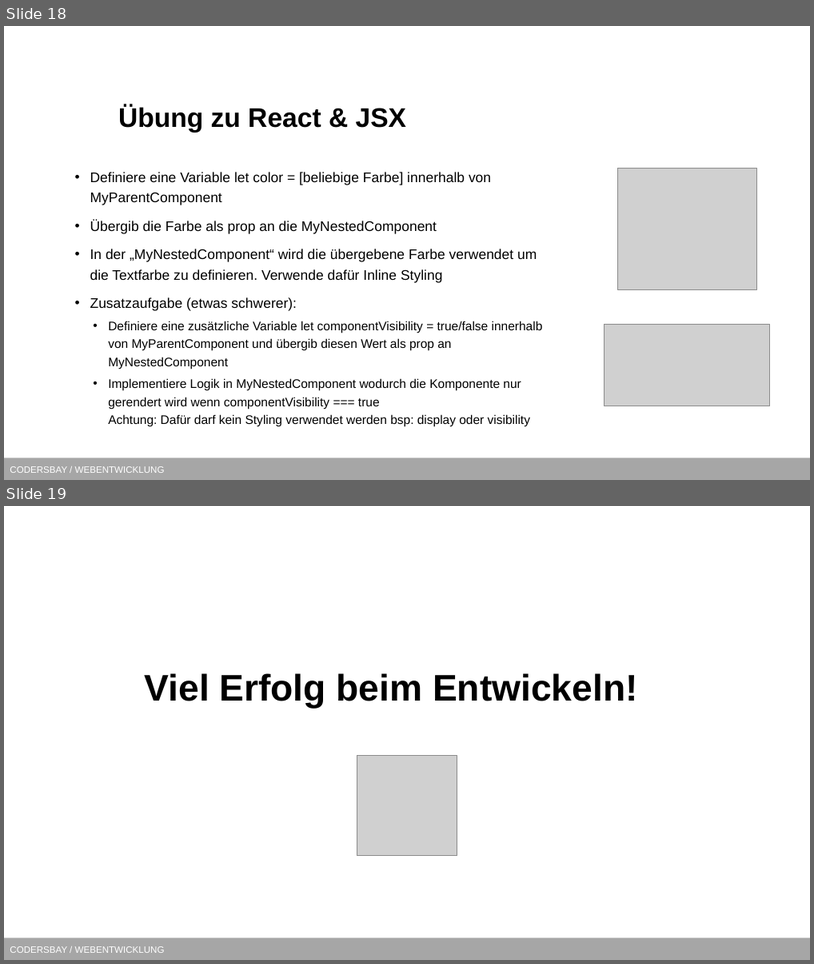
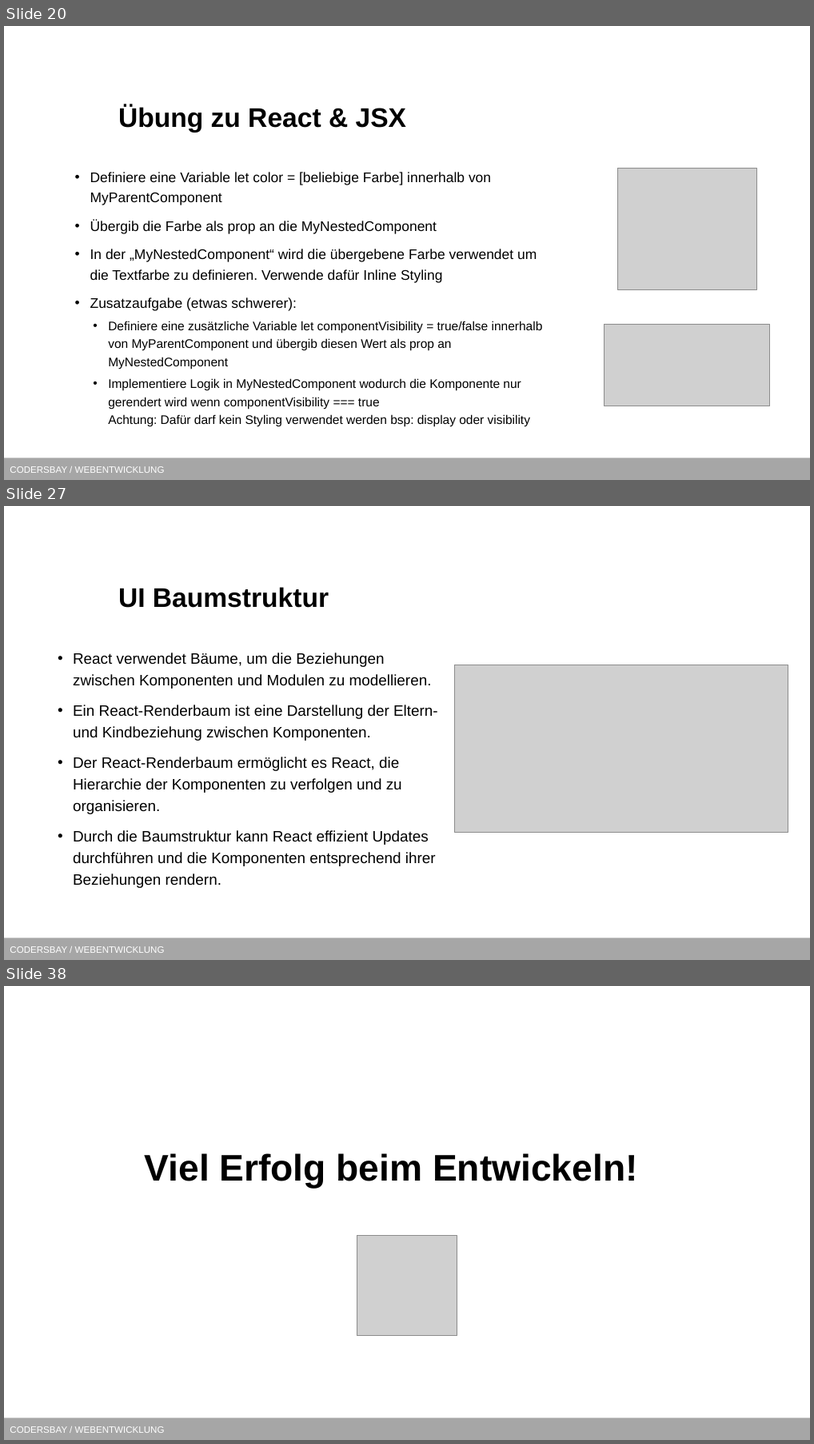
Before and after one commit to kodo89/Webentwicklung_23_24, a slide deck: 9. React/React.pptx. Shown one above the other, each under a label of ours: slides 18 and 19 before the commit, slides 20, 27 and 38 after it; the slides between them are not shown. The pictures are 814x964 and 814x1444 pixels, drawn with LibreOffice and Linux fonts; fonts in the diff are those of the drawing; grey boxes stand for pictures; background and template pictures are left out. Boxes give left, top, right and bottom in pixels: in the first picture for what was removed or moved away, otherwise in the second. Text is boxed around its words. In the diff, an @@ line names an element or a change of style, - is before the commit and + after.

```diff
--- a/9. React/React.pptx
+++ b/9. React/React.pptx
@@ slide 27 added at (4,506,810,960), background #FFFFFF; not listed: 1 template element that a slide beside it also shows @@
@@ title added at (118,587,329,608), 32 pt, text #000000, bold @@
+UI Baumstruktur
@@ text added at (73,652,438,888), 18 pt, text #000000 @@
+• React verwendet Bäume, um die Beziehungen zwischen Komponenten und Modulen zu modellieren.
+• Ein React-Renderbaum ist eine Darstellung der Eltern- und Kindbeziehung zwischen Komponenten.
+• Der React-Renderbaum ermöglicht es React, die Hierarchie der Komponenten zu verfolgen und zu organisieren.
+• Durch die Baumstruktur kann React effizient Updates durchführen und die Komponenten entsprechend ihrer Beziehungen rendern.
@@ picture added at (454,665,789,832) @@
@@ what was slide 18 is now slide 20 @@
@@ what was slide 19 is now slide 38 @@
```
Also in this commit, not shown: 1 slide changed, 18 other slides added.
